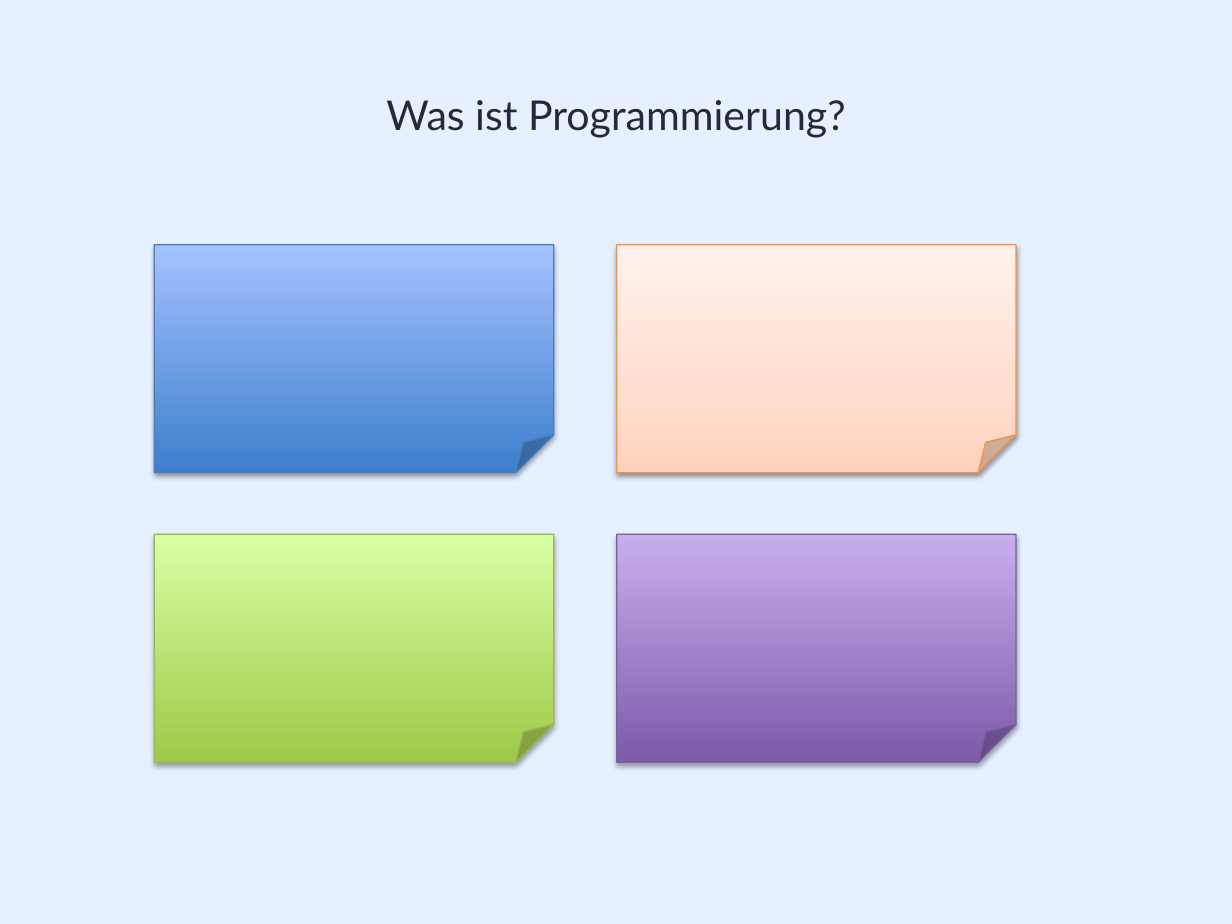
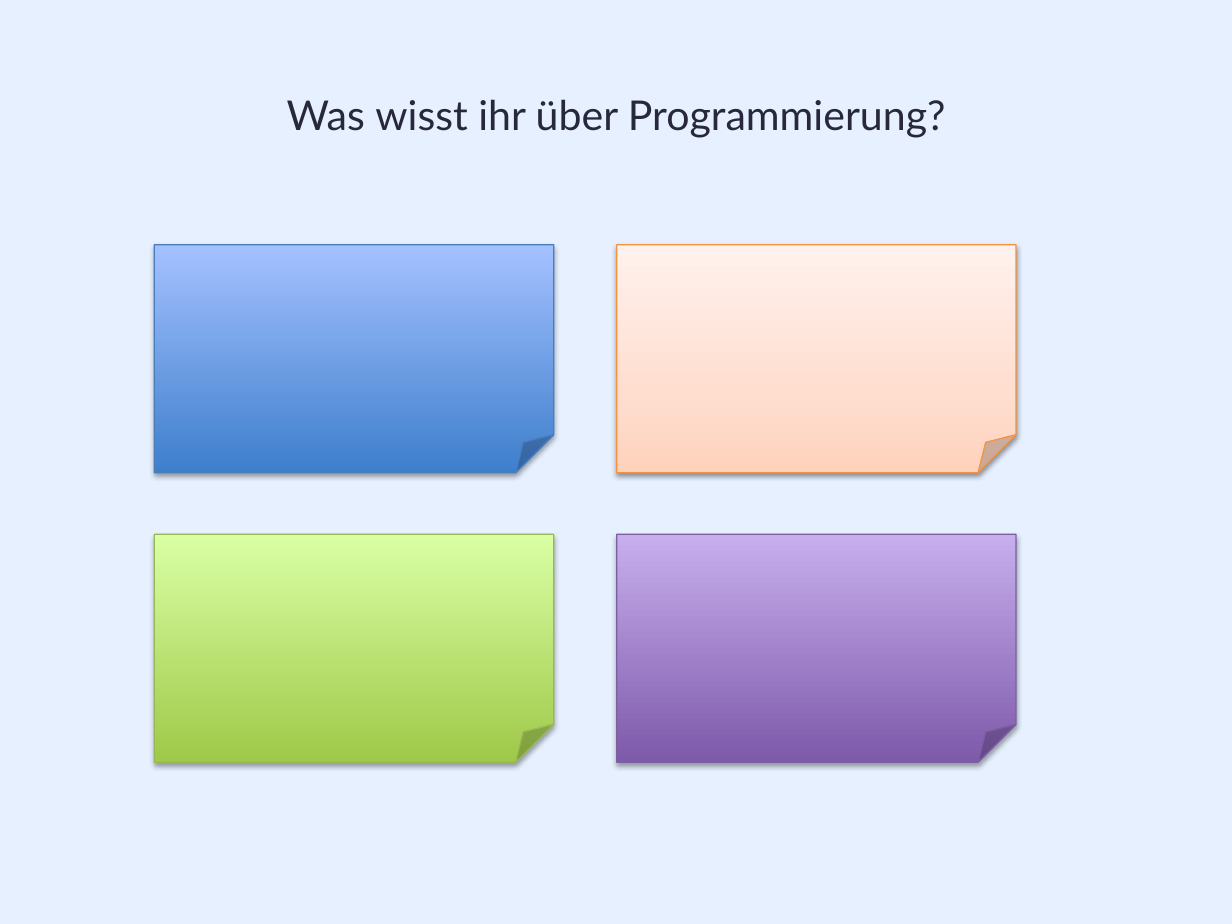
Before and after one commit to Robsbaer/monte25, a slide deck: slide 3 of Dokumente/Folien.pptx. Drawn at 1232x924 pixels with LibreOffice and Linux fonts; fonts in the diff are those of the drawing. Boxes give left, top, right and bottom in pixels: in the first picture for what was removed or moved away, otherwise in the second. Text is boxed around its words. In the diff, an @@ line names an element or a change of style, - is before the commit and + after.

```diff
--- a/Dokumente/Folien.pptx
+++ b/Dokumente/Folien.pptx
@@ title at (x1=287, y1=99, x2=946, y2=138): text changed @@
-Was ist Programmierung?
+Was wisst ihr über Programmierung?
```
Also in this commit, not shown: 7 other slides changed, 3 slides added, 6 other files.
